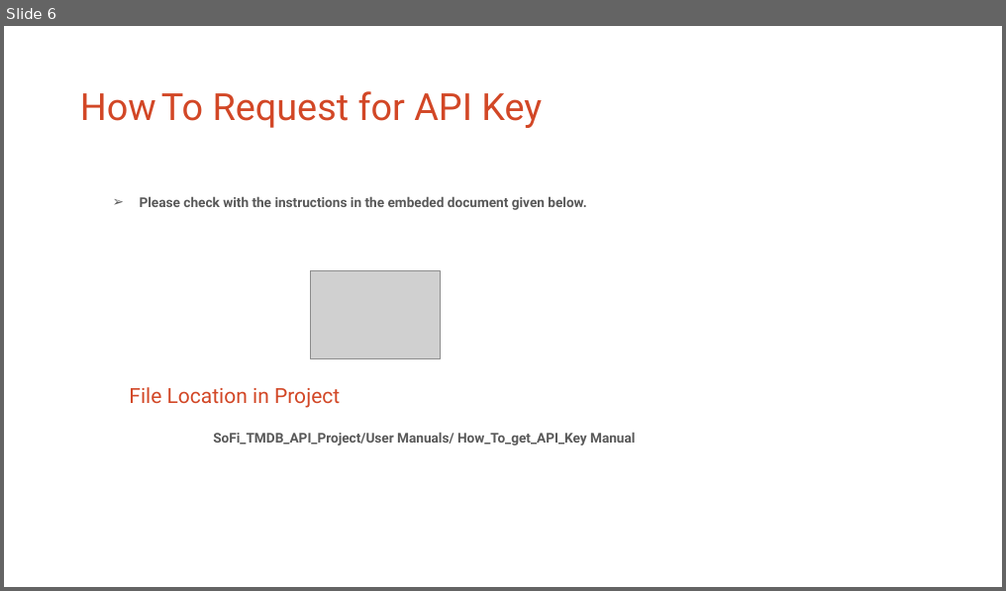
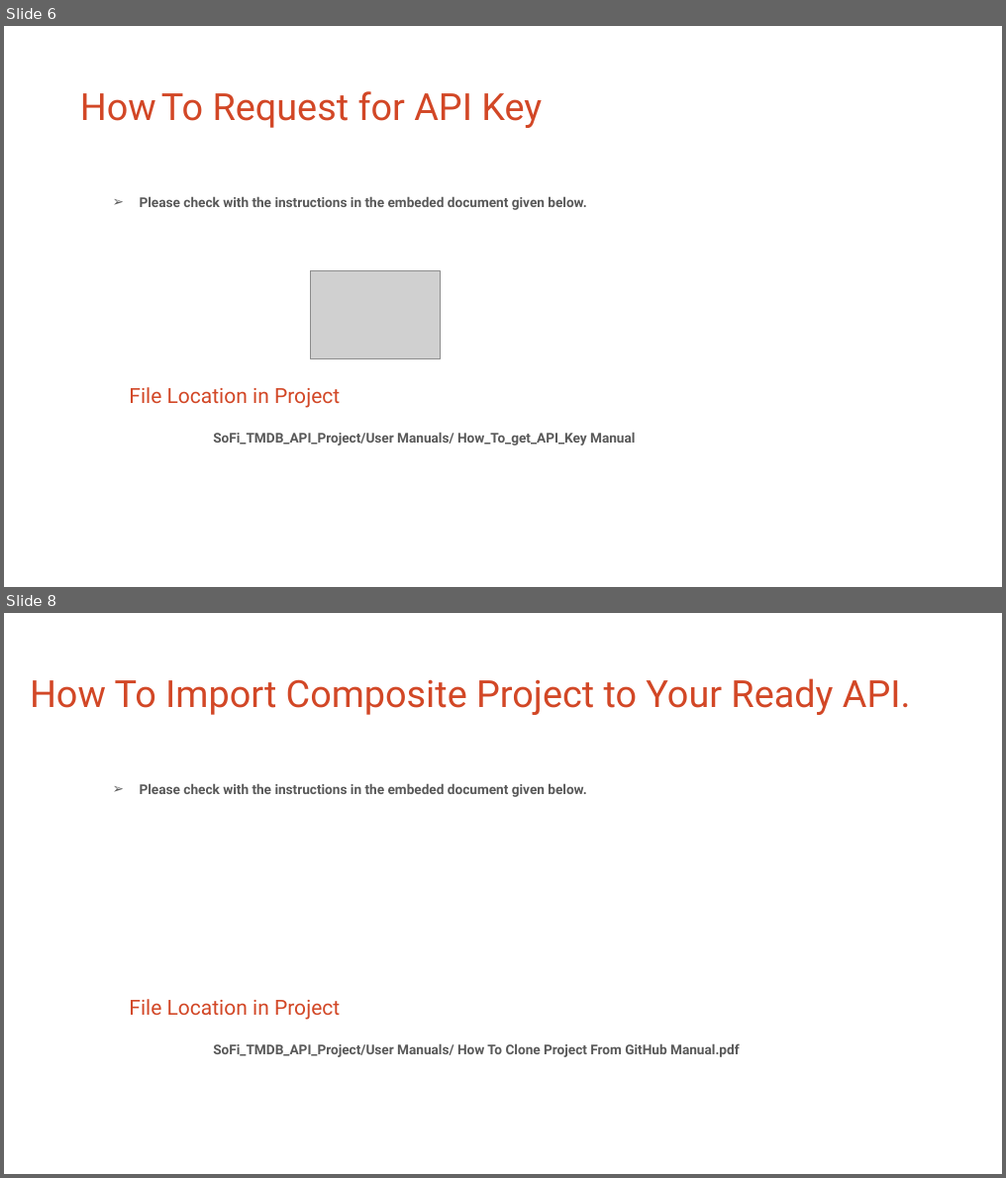
Before and after one commit to arpans2112/SoFi_TMDB_API_Project, a slide deck: SoFi TMDB Api Project User Guide.pptx. Shown one above the other, each under a label of ours: slide 6 before the commit, slides 6 and 8 after it; the slides between them are not shown. The pictures are 1006x591 and 1006x1178 pixels, drawn with LibreOffice and Linux fonts; fonts in the diff are those of the drawing; grey boxes stand for pictures. Boxes give left, top, right and bottom in pixels: in the first picture for what was removed or moved away, otherwise in the second. Text is boxed around its words. In the diff, an @@ line names an element or a change of style, - is before the commit and + after.

Commit message:
New Files are added in the Project

```diff
--- a/SoFi TMDB Api Project User Guide.pptx
+++ b/SoFi TMDB Api Project User Guide.pptx
@@ slide 8 added at [4, 613, 1002, 1174], background #FFFFFF @@
@@ title added at [30, 678, 911, 715], 36 pt, text #D24726 @@
+How To Import Composite Project to Your Ready API.
@@ text added at [140, 783, 587, 797], 13 pt, text #595959, bold @@
+➢ Please check with the instructions in the embeded document given below.
@@ text added at [129, 999, 740, 1058], 13 pt, text #595959, bold @@
+File Location in Project
+SoFi_TMDB_API_Project/User Manuals/ How To Clone Project From GitHub Manual.pdf
```
Also in this commit, not shown: 1 slide changed, 5 other files.
